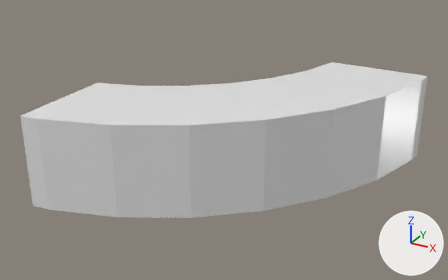
The OBJ model assets/fsharp.obj: old version first, new version second.
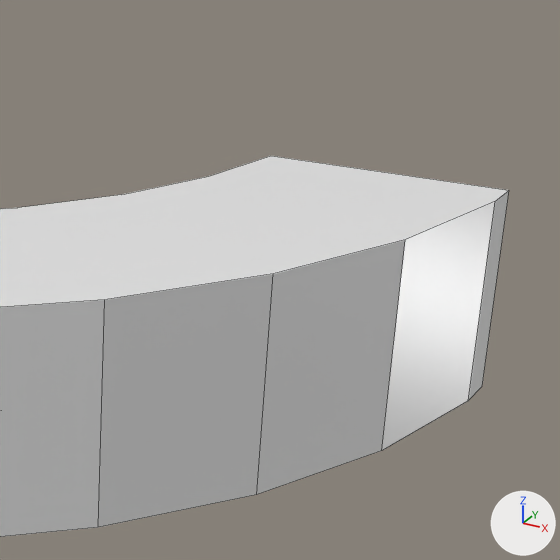
Old and new are each drawn whole from a 50 mm camera at (0.942, -1.456, 0.512) aimed at (0.373, -0.422, -0.005) and again close up on the part from 50% to 100% of the width and 0% to 80% of the height. Every picture has the same lights, and +X, +Y and +Z are marked at lower right. The close-ups show mesh edges as thin lines. Where no turn or scale is listed for an object, it has been applied to the vertices.

Objects in the first close-up: 'Cylinder.004_Cylinder.005'.
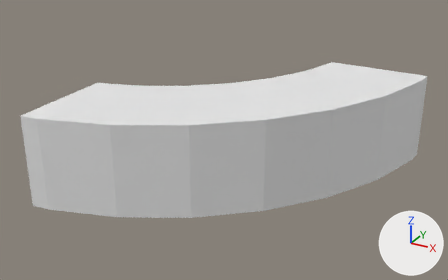
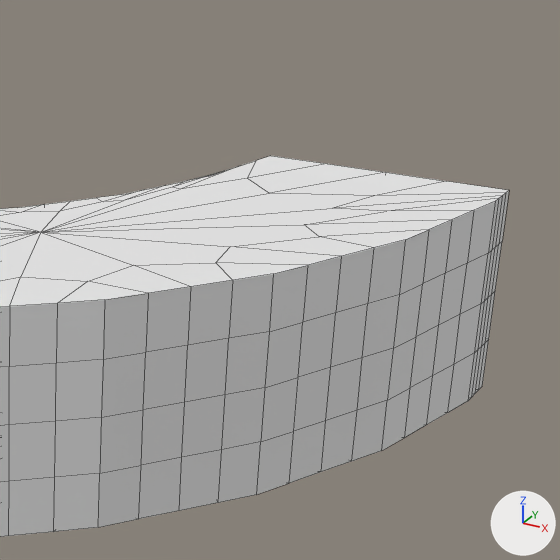
Where the change shows, as pixel boxes (x1, y1, x2, y2) in the close-ups (560 x 560 px):
part 1 of me_cylinder_004_cylinder_005, added
    after: (0, 156, 509, 537)

Diff of the bpy script that builds the scene:
```diff
--- a/assets/fsharp.obj.py
+++ b/assets/fsharp.obj.py
@@ mat_none_006 @@
+mat_none_006 = principled_material('None.006')
+mat_none_006.base_color = (0.8, 0.8, 0.8)  # white #e7e7e7
+mat_none_006.roughness = 1.0
@@ me_cylinder_004_cylinder_005 @@
 # used by ob_cylinder_004_cylinder_005; location = (0.0, 0.0, 0.0)
-me_cylinder_004_cylinder_005.from_pydata(...)  # 33 vertices, 18 faces; spans x 0.102..0.705, y -0.705..-0.102, z -0.094..0.094
-me_cylinder_004_cylinder_005.materials.append(mat_none)  # white #e7e7e7
+me_cylinder_004_cylinder_005.from_pydata(...)  # 394 vertices, 392 faces; spans x 0.102..0.705, y -0.705..-0.102, z -0.094..0.094
+# me_cylinder_004_cylinder_005 part 1: 361 vertices added at x 0.102..0.705, y -0.705..-0.102, z -0.094..0.094
+me_cylinder_004_cylinder_005.materials.append(mat_none_006)  # white #e7e7e7
```
